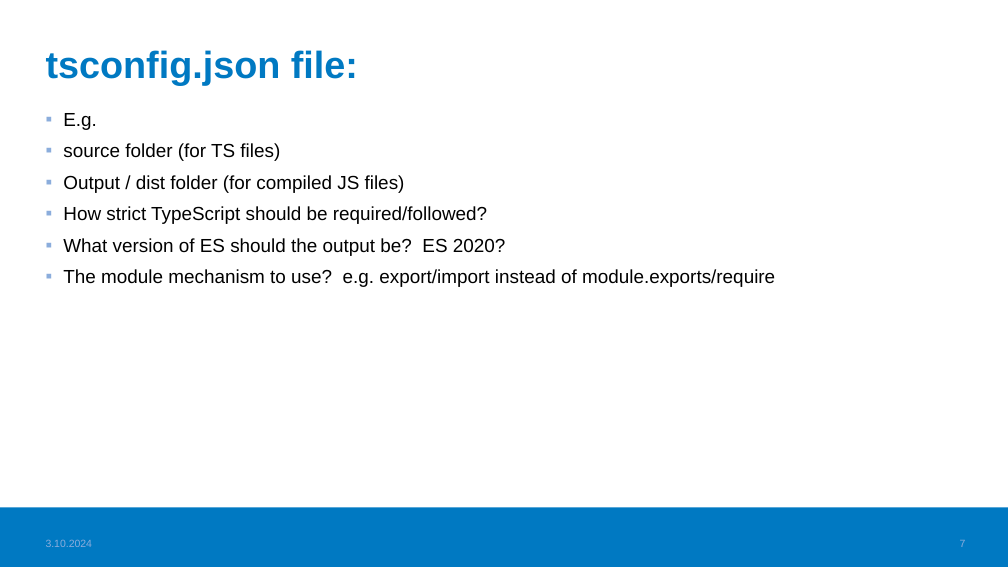
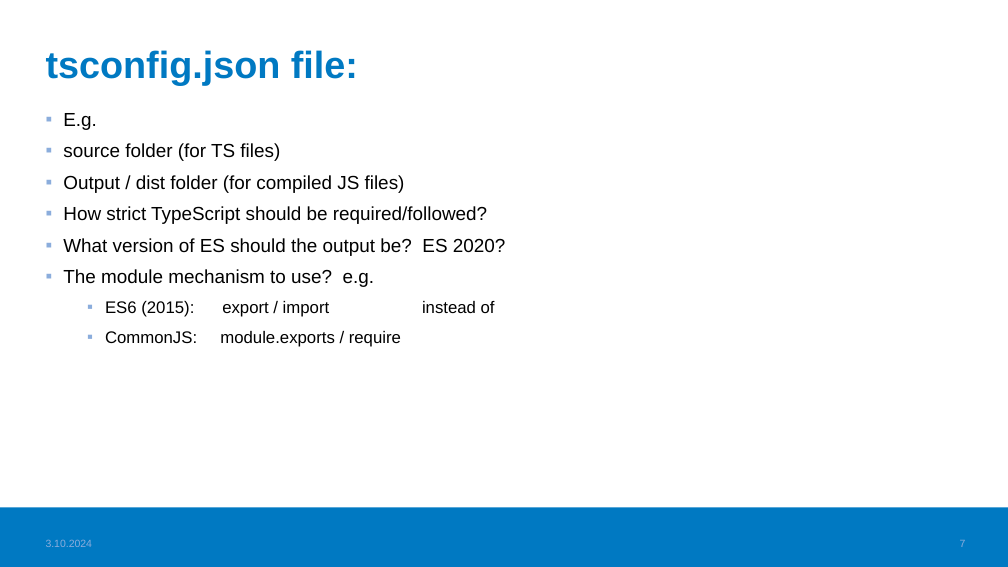
Before and after one commit to valju/JS_ES_Features, a slide deck: slide 7 of TS_basics/TypeScript_usage_understood.pptx. Drawn at 1008x567 pixels with LibreOffice and Linux fonts; fonts in the diff are those of the drawing; background and template pictures are left out. Boxes give left, top, right and bottom in pixels: in the first picture for what was removed or moved away, otherwise in the second. Text is boxed around its words. In the diff, an @@ line names an element or a change of style, - is before the commit and + after.

```diff
--- a/TS_basics/TypeScript_usage_understood.pptx
+++ b/TS_basics/TypeScript_usage_understood.pptx
@@ text at (x1=63, y1=269, x2=401, y2=347): text changed; size 18 to 16 pt @@
-▪ The module mechanism to use? e.g. export/import instead of module.exports/require
+▪ The module mechanism to use? e.g.
+  ▪ ES6 (2015): export / import instead of
+  ▪ CommonJS: module.exports / require
```
Also in this commit, not shown: 1 other file.
